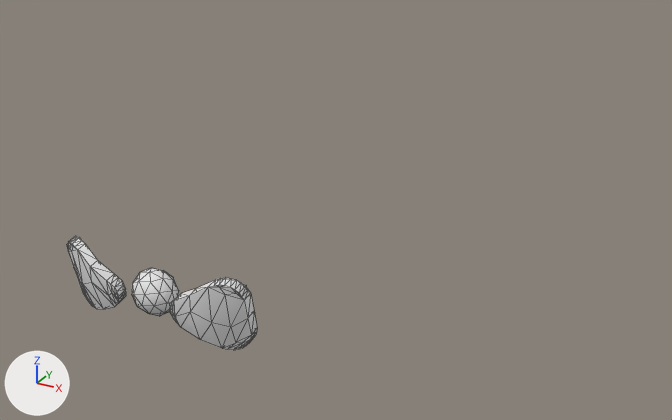
A saved change to the OBJ model tools/make_wear4/art/export/bowtie_pink.obj.
The view is the same before and after, from a 50 mm camera at (0.86, -1.025, 0.688) aimed at (0.035, 0.475, -0.062). The lights are fixed; the arrows at lower left show +X, +Y and +Z. The older version comes first. Mesh edges are drawn as thin lines. Where no turn or scale is listed for an object, it has been applied to the vertices.

The scene before the commit, as lines of its bpy script (objects in view):
```python
me_knot = bpy.data.meshes.new('knot')
me_knot.from_pydata(...)  # 42 vertices, 80 faces; spans x -0.0361..0.0361, y -0.0763..-0.0098, z -0.0482..0.03
me_wing_1 = bpy.data.meshes.new('wing+1')
me_wing_1.from_pydata(...)  # 84 vertices, 164 faces; spans x 0.0495..0.17, y -0.0796..-0.0154, z -0.0738..0.0549
me_wing_1_1 = bpy.data.meshes.new('wing-1')
me_wing_1_1.from_pydata(...)  # 84 vertices, 164 faces; spans x -0.17..-0.0495, y -0.0796..-0.0154, z -0.0738..0.0549
ob_knot = bpy.data.objects.new('knot', me_knot)
ob_knot.location = (0.0, 0.0, 0.0)
ob_wing_1 = bpy.data.objects.new('wing+1', me_wing_1)
ob_wing_1.location = (0.0, 0.0, 0.0)
ob_wing_1_1 = bpy.data.objects.new('wing-1', me_wing_1_1)
ob_wing_1_1.location = (0.0, 0.0, 0.0)
```
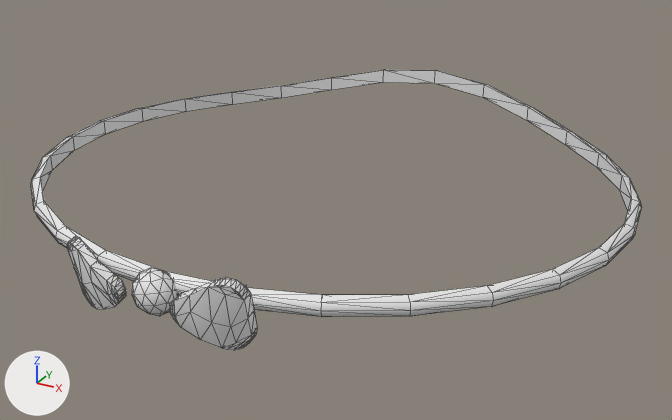
The change, as a diff of the scene's bpy script:
```diff
--- a/tools/make_wear4/art/export/bowtie_pink.obj.py
+++ b/tools/make_wear4/art/export/bowtie_pink.obj.py
@@ me_band @@
+me_band.from_pydata(...)  # 140 vertices, 280 faces; spans x -0.609..0.609, y -0.038..1.06, z -0.016..0.086
@@ ob_band @@
+ob_band = bpy.data.objects.new('band', me_band)
+ob_band.location = (0.0, 0.0, 0.0)
```

Boxes (x1, y1, x2, y2) around the edits, measured in the pictures (672 x 420 px):
'band', added
    after: (31, 70, 641, 317)
